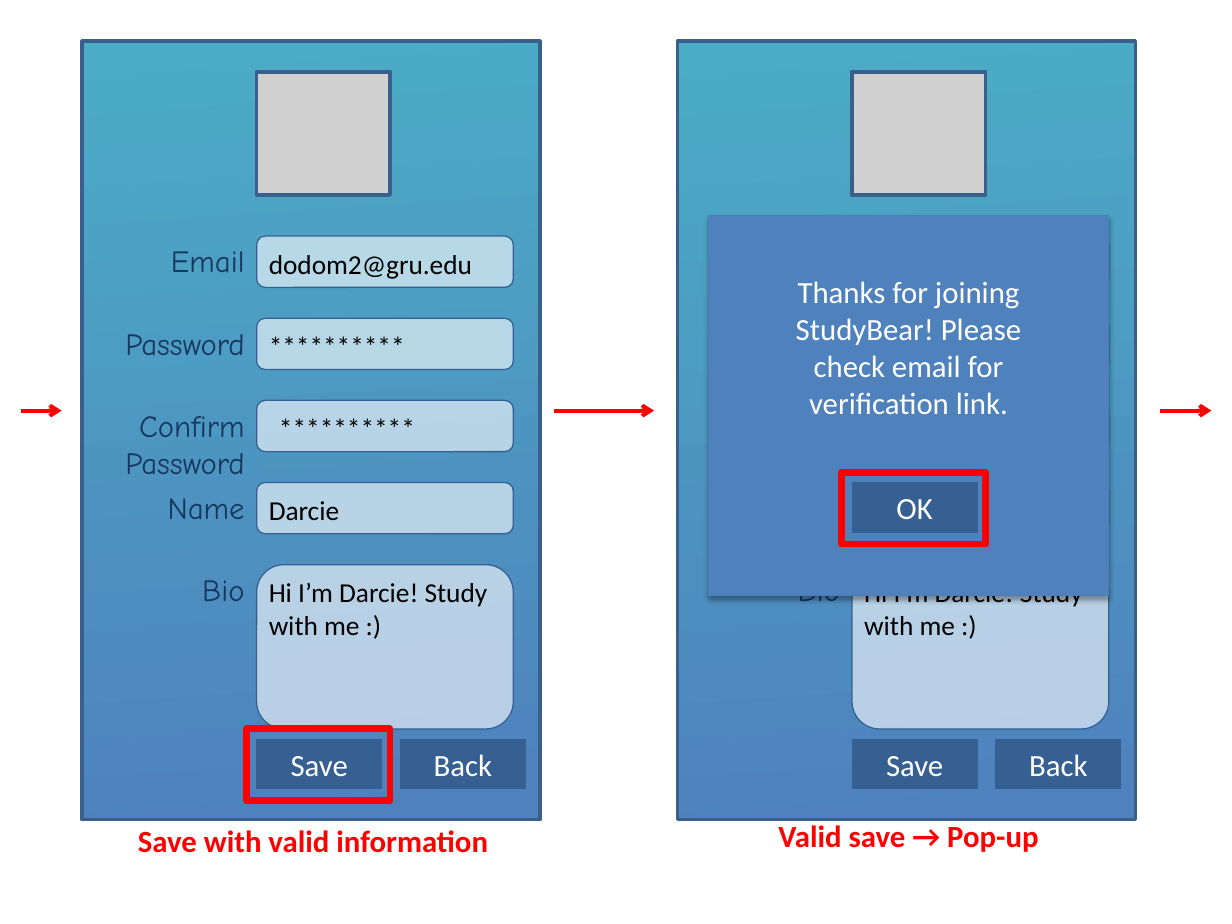
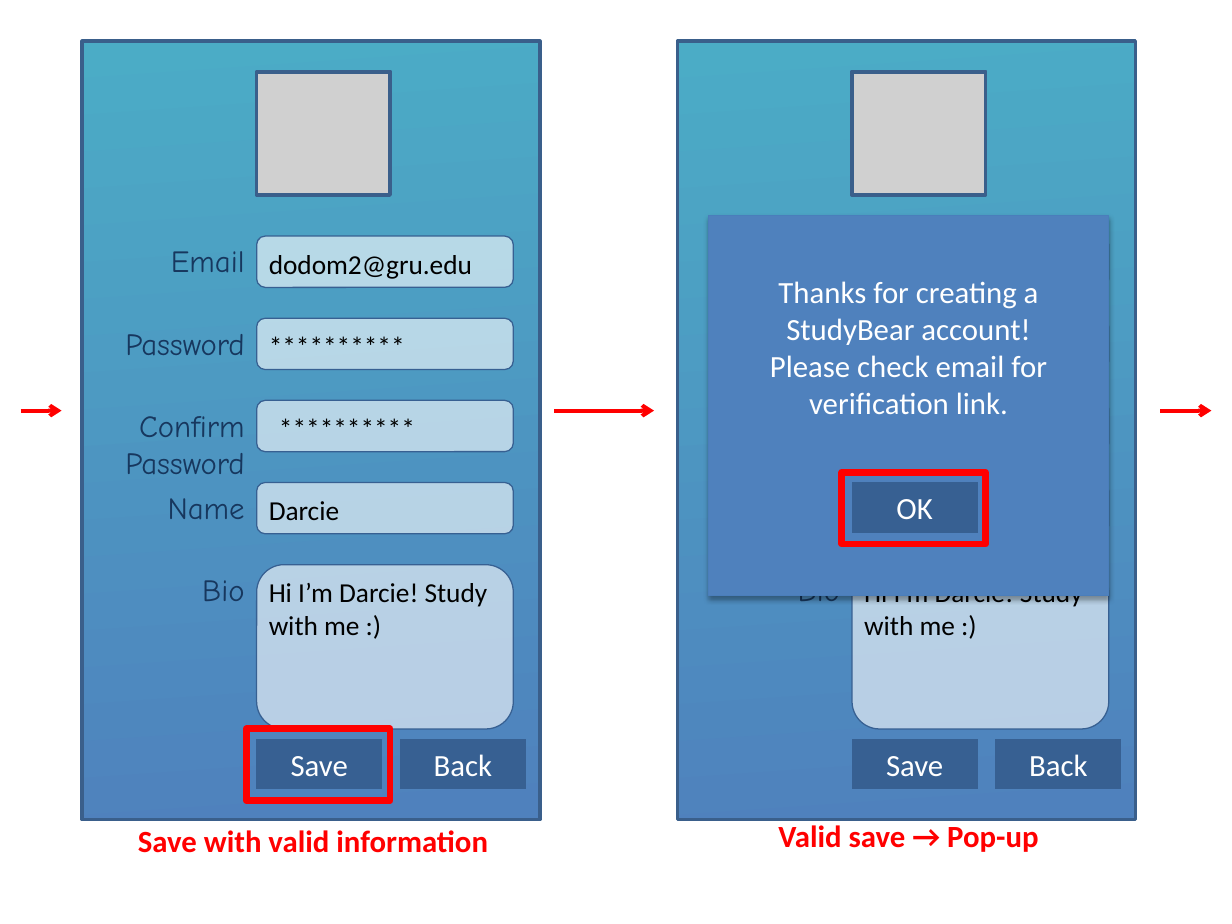
Before and after one commit to Cjreynol-zz/Study-Bear, a slide deck: slide 3 of docs/mock-ups/Mock-ups.pptx. Drawn at 1232x924 pixels with LibreOffice and Linux fonts; fonts in the diff are those of the drawing; grey boxes stand for pictures. Boxes give left, top, right and bottom in pixels: in the first picture for what was removed or moved away, otherwise in the second. Text is boxed around its words. In the diff, an @@ line names an element or a change of style, - is before the commit and + after.

```diff
--- a/docs/mock-ups/Mock-ups.pptx
+++ b/docs/mock-ups/Mock-ups.pptx
@@ text at (770, 281, 1047, 414): text changed @@
-Thanks for joining StudyBear! Please check email for verification link.
+Thanks for creating a StudyBear account! Please check email for verification link.
```
Also in this commit, not shown: 10 other slides changed, 1 slide added.
